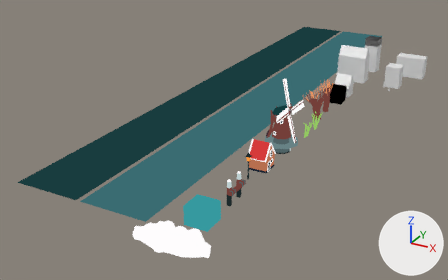
Two versions of the Blender file project/spirit/assets/models/windmill.blend, one commit apart.
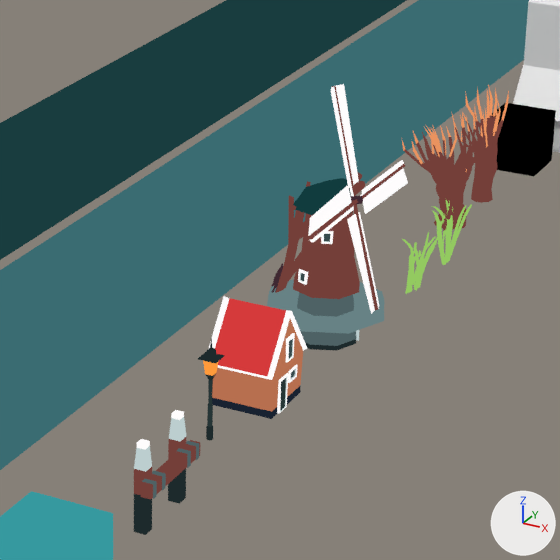
Each version appears first whole from a camera (50 mm lens) standing at (24.7, -75.9, 28.7) and looking at (-11.8, -9.5, -4.5), and next in a close-up on the part from 42% to 78% of the width and 19% to 76% of the height. Arrows for +X, +Y and +Z are at lower right; the lights stay in place.

Objects in the first close-up: 'Hek', 'Huis', 'HuisBackup', 'MolenBase', 'MolenTop', 'MolenWieken', 'Pad', 'RijHuis1.001', 'WaterTegel', 'beuk1top', 'beuk2top', 'water test'.
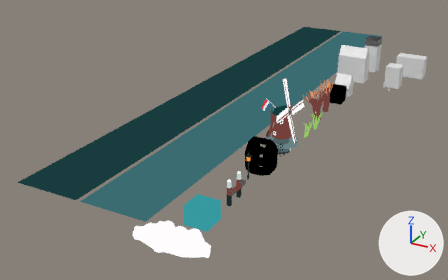
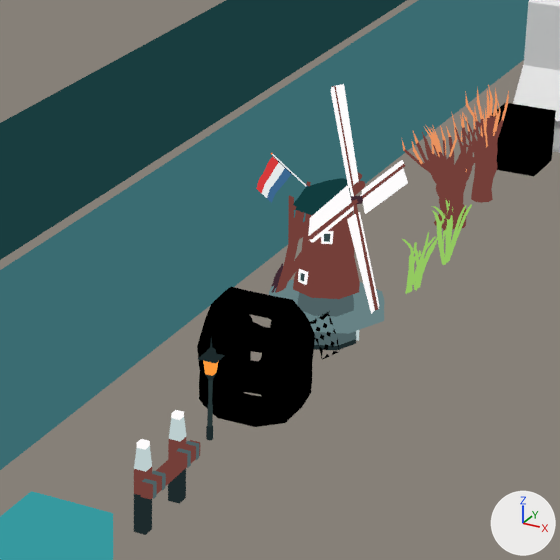
Patch to the scene script:
```diff
--- a/project/spirit/assets/models/windmill.blend.py
+++ b/project/spirit/assets/models/windmill.blend.py
@@ me_cube_002 @@
 # used by ob_huis; location = (0.0, -23.0, 0.0); rotation_euler = (0.0, 0.0, 3.142), in degrees (0, 0, 180)
-me_cube_002.from_pydata(...)  # 96 vertices, 87 faces; spans x -1.1..1.1, y -1.23..1.23, z 0.0..3.07
+me_cube_002.from_pydata(...)  # 224 vertices, 188 faces; spans x -2.66..1.1, y -1.23..1.23, z 0.0..3.33
+# me_cube_002 part 1: a new loose piece, a box spanning x -1.049..-1.015, y -0.044..0.07, z 2.36..2.574, in mat_material
+# me_cube_002 part 2: a new loose piece of 81 vertices spanning x -2.31..-1.0, y -0.02..0.05, z 2.38..3.33, in mat_material
+# me_cube_002 part 3: a new loose piece of 24 vertices spanning x -2.66..-1.45, y -0.01..0.1, z 1.78..3.25, in mat_material
+# me_cube_002 part 4: a new loose piece of 20 vertices spanning x -2.66..-1.6, y -0.01..0.1, z 1.78..3.22, in mat_material
+# me_cube_002 part 5
+# 6 vertices are removed from x -1.03..1.03, y -1.03..1.03, z 1.36..2.83
+# 12 faces are deleted
+# 1 vertex is added at (-1.05, 0.84, 0.87)
+# 6 new faces join them
 me_cube_002.materials.append(mat_material)
@@ me_circle_005 @@
 # used by ob_molentop; location = (0.0, -18.0, 4.32)
-me_circle_005.from_pydata(...)  # 308 vertices, 286 faces, 5 loose edges; spans x -1.72..0.74, y -2.56..2.52, z -3.14..1.07
+me_circle_005.from_pydata(...)  # 433 vertices, 387 faces, 5 loose edges; spans x -2.36..0.74, y -2.56..2.52, z -3.14..1.47
+# me_circle_005 part 6: a new loose piece of 81 vertices spanning x -2.03..-0.71, y -0.05..0.03, z 0.52..1.47, in mat_material
+# me_circle_005 part 7: a new loose piece of 20 vertices spanning x -2.35..-1.31, y -0.28..-0.02, z -0.07..1.36, in mat_material
 me_circle_005.materials.append(mat_material)
@@ ob_huis @@
 ob_huis.rotation_euler = (0.0, 0.0, 3.142)  # degrees (0, 0, 180)
+_m = ob_huis.modifiers.new('Skin', 'SKIN')
```

Where the change shows, as pixel boxes [x1, y1, x2, y2] in the close-ups (560 x 560 px):
'Huis', reshaped, modifiers changed (43% wider, 14% taller)
    before: [208, 296, 307, 419]
    after: [197, 287, 339, 427]
'MolenTop', reshaped (17% wider, 16% taller)
    before: [272, 172, 365, 293]
    after: [256, 153, 365, 293]
part 5 of me_cube_002, cut back
    before: [272, 311, 307, 379]
part 6 of me_circle_005, added
    after: [271, 153, 308, 187]
part 7 of me_circle_005, added
    after: [257, 157, 291, 203]
